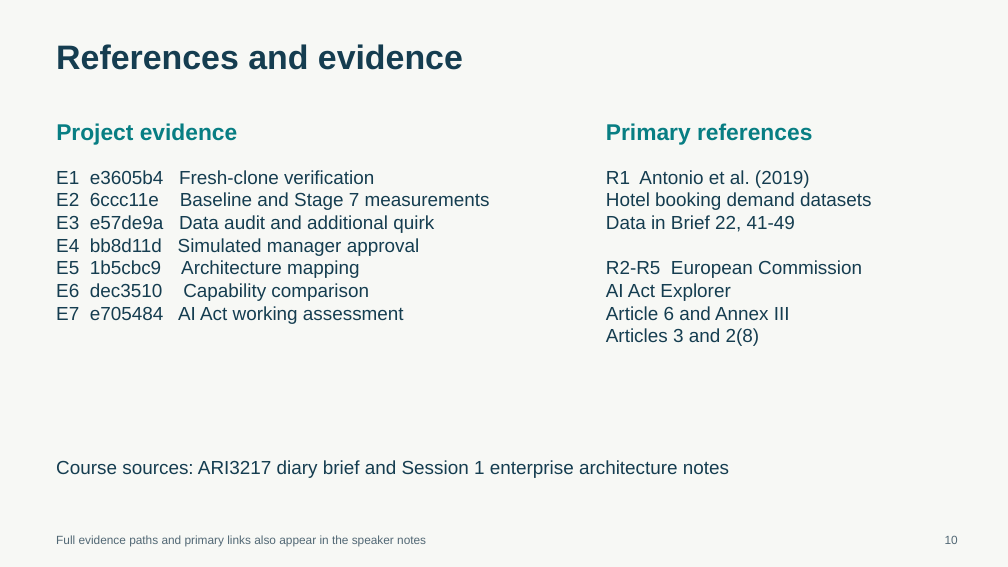
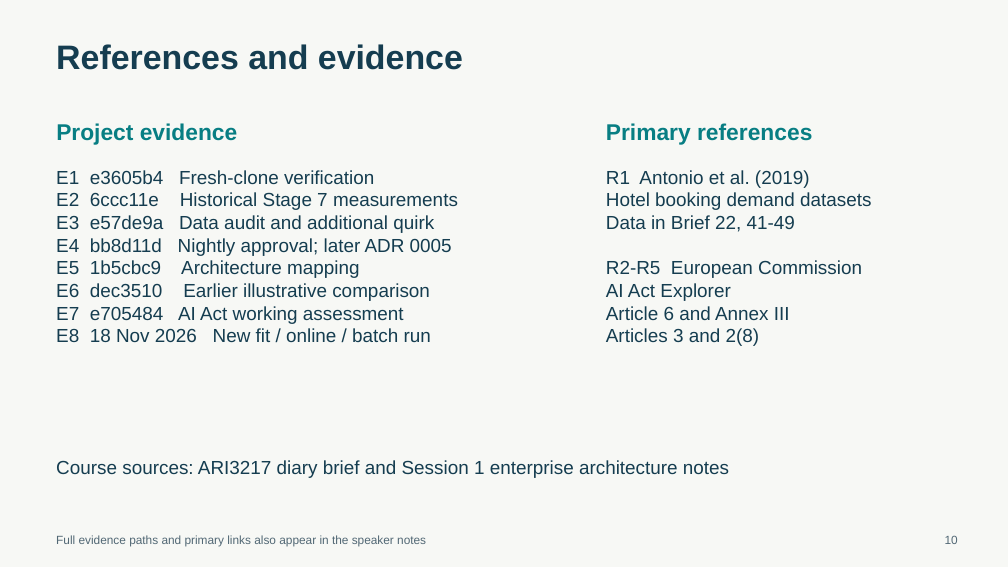
Before and after one commit to Lukecamill/hotel-cancellations, a slide deck: slide 10 of output/presentations/diary-entry-1-slides.pptx. Drawn at 1008x567 pixels with LibreOffice and Linux fonts; fonts in the diff are those of the drawing. Boxes give left, top, right and bottom in pixels: in the first picture for what was removed or moved away, otherwise in the second. Text is boxed around its words. In the diff, an @@ line names an element or a change of style, - is before the commit and + after.

```diff
--- a/output/presentations/diary-entry-1-slides.pptx
+++ b/output/presentations/diary-entry-1-slides.pptx
@@ text at <box>56,192,458,210</box>: text changed @@
-E2 6ccc11e Baseline and Stage 7 measurements
+E2 6ccc11e Historical Stage 7 measurements
@@ text at <box>56,238,452,256</box>: text changed @@
-E4 bb8d11d Simulated manager approval
+E4 bb8d11d Nightly approval; later ADR 0005
@@ text at <box>56,283,430,301</box>: text changed @@
-E6 dec3510 Capability comparison
+E6 dec3510 Earlier illustrative comparison
@@ text at <box>56,328,431,342</box>: paragraph added @@
+E8 18 Nov 2026 New fit / online / batch run
```
Also in this commit, not shown: 6 other slides changed, 32 other files.
